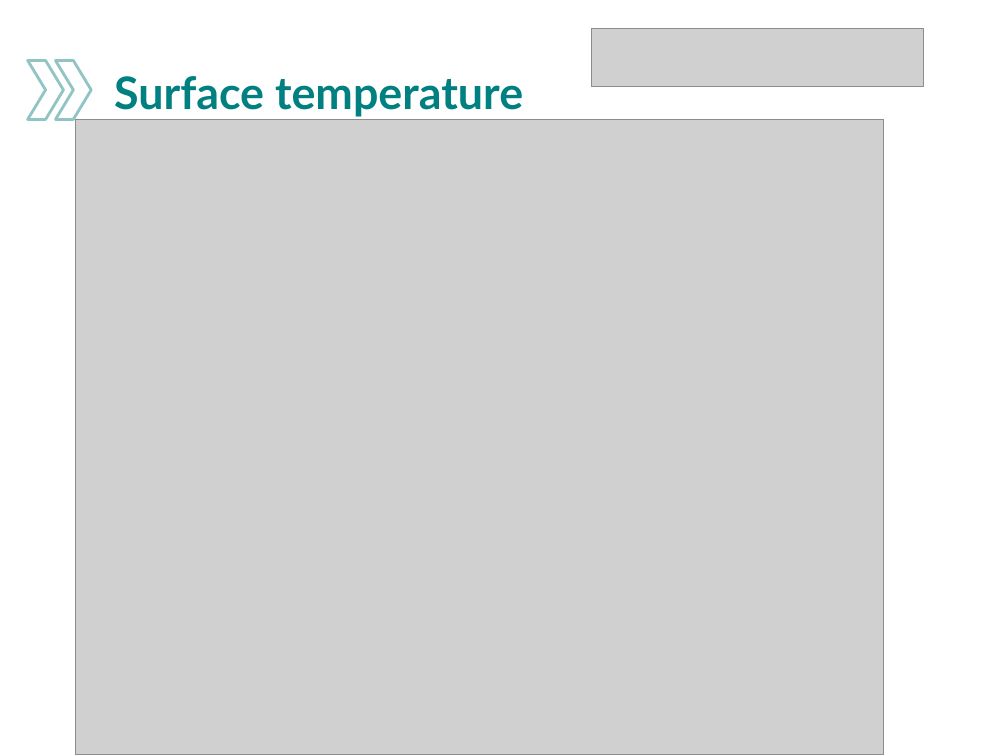
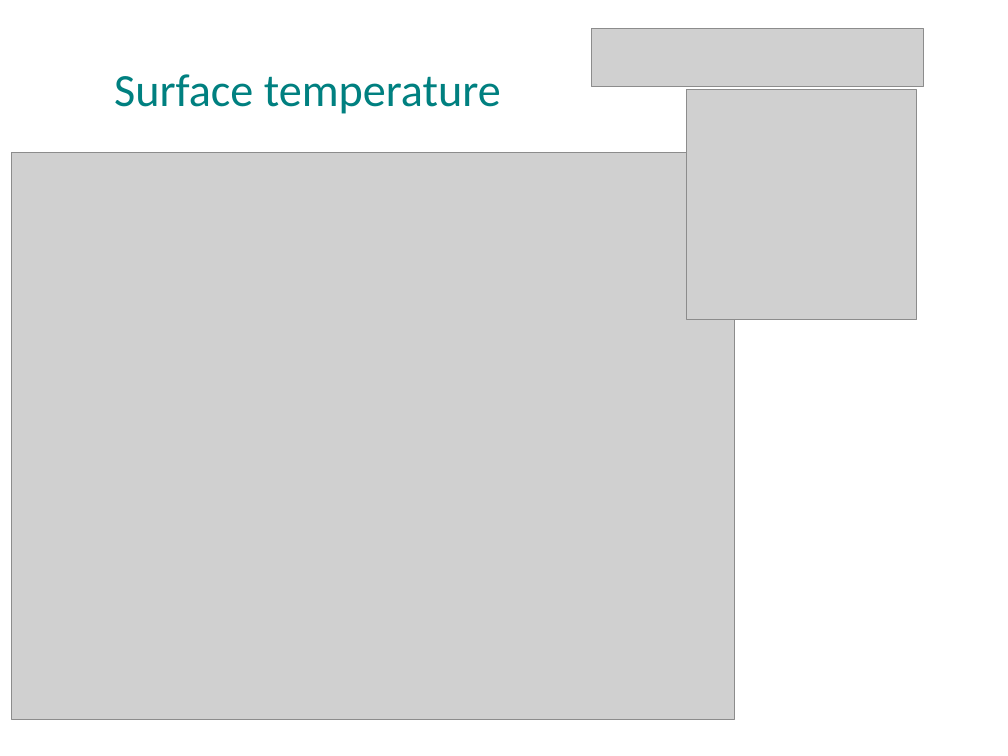
Before and after one commit to esquire900/hackaton-2020, a slide deck: slide 8 of presentatie.pptx. Drawn at 1008x756 pixels with LibreOffice and Linux fonts; fonts in the diff are those of the drawing; grey boxes stand for pictures; background and template pictures are left out. Boxes give left, top, right and bottom in pixels: in the first picture for what was removed or moved away, otherwise in the second. Text is boxed around its words. In the diff, an @@ line names an element or a change of style, - is before the commit and + after.

```diff
--- a/presentatie.pptx
+++ b/presentatie.pptx
@@ title "Surface temperature" at [114, 74, 501, 114]: size 32 to 33 pt, font Lato to Calibri, bold off; line spacing 1 to 0.9 @@
@@ chevron removed at [28, 60, 64, 119] @@
@@ chevron removed at [55, 60, 91, 119] @@
@@ picture added at [686, 90, 916, 320] @@
@@ picture: place and size @@
-picture at [76, 120, 884, 754]
+picture at [12, 153, 735, 720]
```
Also in this commit, not shown: 12 other slides changed, 1 slide added, 2 slides removed, 2 other files.
